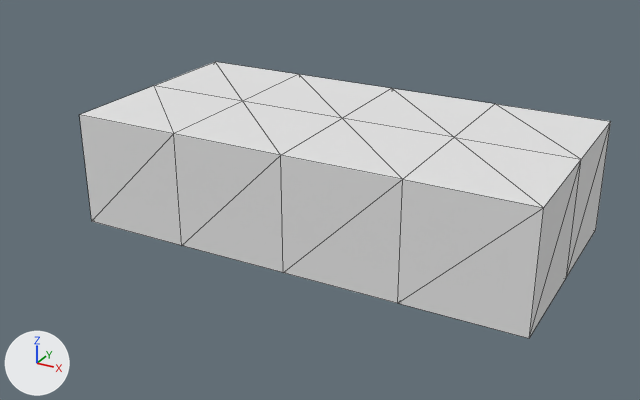
The FBX model Content/Asset/SimpleCarBody.fbx, before and after one commit.
One viewpoint serves both versions: a 50 mm camera at (2.771, -6.338, 3.371) aimed at (-0.408, -0.558, 0.482). Arrows for +X, +Y and +Z are at lower left; the lights stay in place. Mesh edges are drawn as thin lines. Where no turn or scale is listed for an object, it has been applied to the vertices.
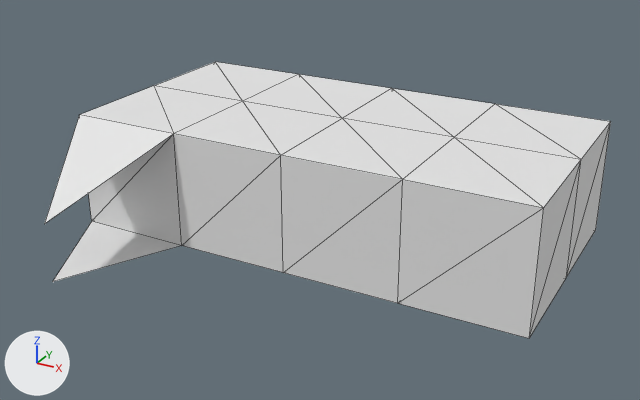
Location of each change, (x1, y1, x2, y2) in pixels of the pictures (640 x 400 px):
'Cube.001', reshaped (7% wider)
    before: (80, 62, 611, 338)
    after: (45, 62, 611, 338)
part 1 of me_cube_000, built on
    after: (45, 115, 182, 282)

The change in detail:
me_cube_000 is used by ob_cube_001; location (0.0, -0.5, 0.5).
me_cube_000 had 30 vertices, 56 faces, 87 loose edges and spanned x -2.5..1.5, y -0.5..1.5, z -0.5..0.5.
me_cube_000 now has 34 vertices, 58 faces, 97 loose edges and spans x -2.5..1.5, y -1.7..1.5, z -0.5..0.5.
Part 1, on me_cube_000:
1 loose edge is deleted.
4 vertices are added at (-2.0, -1.5, -0.5), (-2.0, -1.5, 0.0), (-2.0, -1.5, -0.25), (-2.0, -1.7, -0.25).
11 loose edges are added.
2 new faces join them, mat_material_009 (white #e7e7e7).
